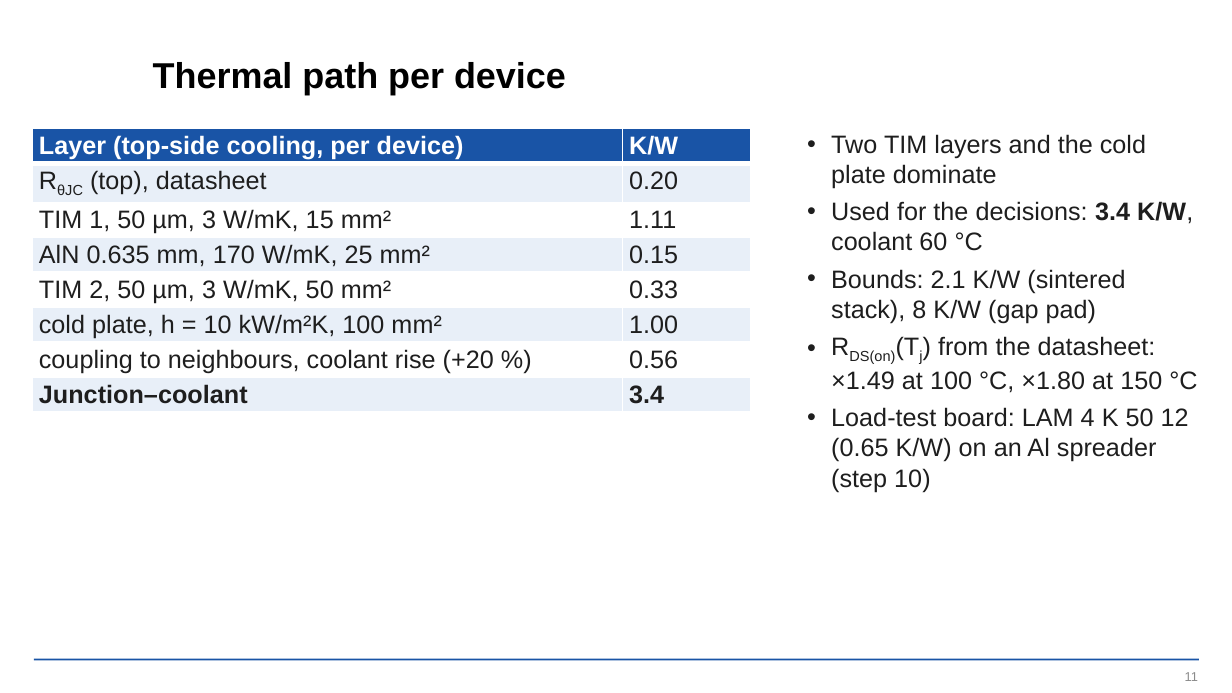
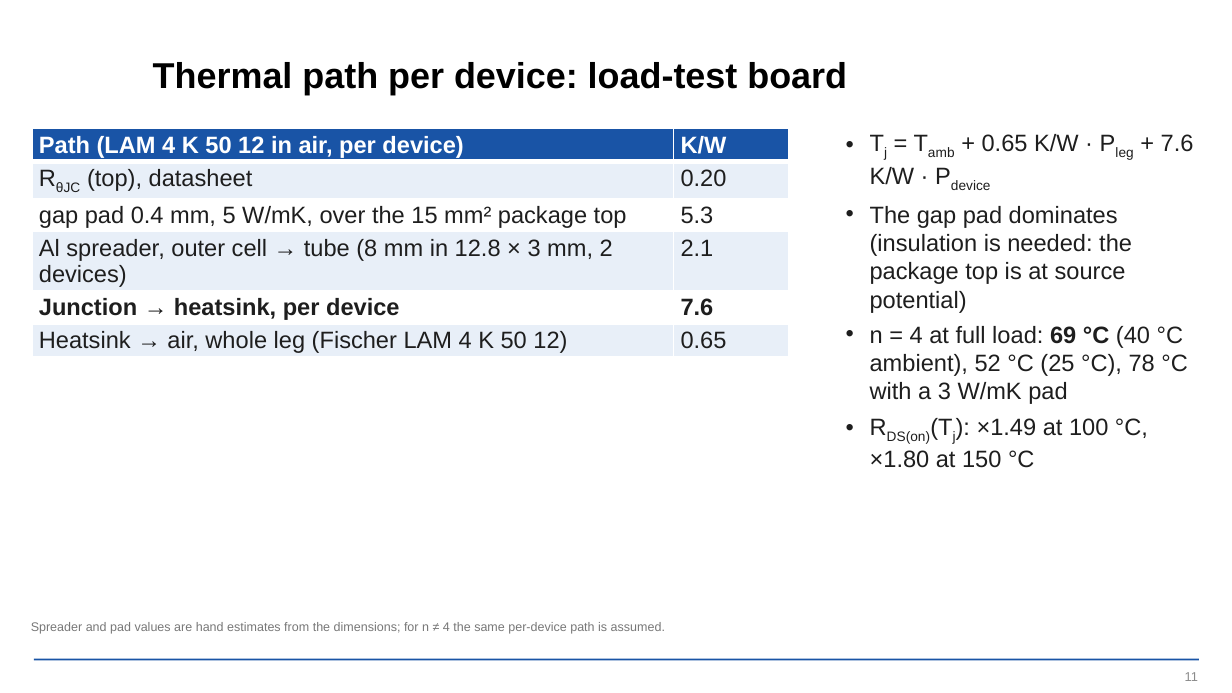
Before and after one commit to EnesAyaz/KTH, a slide deck: slide 11 of PCB-Design/reports/slides/spb_revb_design_flow.pptx. Drawn at 1232x693 pixels with LibreOffice and Linux fonts; fonts in the diff are those of the drawing; background and template pictures are left out. Boxes give left, top, right and bottom in pixels: in the first picture for what was removed or moved away, otherwise in the second. Text is boxed around its words. In the diff, an @@ line names an element or a change of style, - is before the commit and + after.

```diff
--- a/PCB-Design/reports/slides/spb_revb_design_flow.pptx
+++ b/PCB-Design/reports/slides/spb_revb_design_flow.pptx
@@ title at box(153, 62, 847, 95): text changed @@
-Thermal path per device
+Thermal path per device: load-test board
@@ table at box(32, 128, 790, 357) @@
-row 1, column 1: Layer (top-side cooling, per device)
+row 1, column 1: Path (LAM 4 K 50 12 in air, per device)
-row 3: TIM 1, 50 µm, 3 W/mK, 15 mm² | 1.11
-row 4: AlN 0.635 mm, 170 W/mK, 25 mm² | 0.15
-row 5: TIM 2, 50 µm, 3 W/mK, 50 mm² | 0.33
-row 6: cold plate, h = 10 kW/m²K, 100 mm² | 1.00
-row 7: coupling to neighbours, coolant rise (+20 %) | 0.56
-row 8: Junction–coolant | 3.4
+row 3: gap pad 0.4 mm, 5 W/mK, over the 15 mm² package top | 5.3
+row 4: Al spreader, outer cell → tube (8 mm in 12.8 × 3 mm, 2 devices) | 2.1
+row 5: Junction → heatsink, per device | 7.6
+row 6: Heatsink → air, whole leg (Fischer LAM 4 K 50 12) | 0.65
@@ table: place and size @@
-table at box(32, 128, 750, 408)
+table at box(32, 128, 790, 357)
@@ text at box(870, 134, 1194, 468): text changed; size 14.7 to 13.8 pt @@
-• Two TIM layers and the cold plate dominate
-• Used for the decisions: 3.4 K/W, coolant 60 °C
-• Bounds: 2.1 K/W (sintered stack), 8 K/W (gap pad)
-• RDS(on)(Tj) from the datasheet: ×1.49 at 100 °C, ×1.80 at 150 °C
-• Load-test board: LAM 4 K 50 12 (0.65 K/W) on an Al spreader (step 10)
+• Tj = Tamb + 0.65 K/W · Pleg + 7.6 K/W · Pdevice
+• The gap pad dominates (insulation is needed: the package top is at source potential)
+• n = 4 at full load: 69 °C (40 °C ambient), 52 °C (25 °C), 78 °C with a 3 W/mK pad
+• RDS(on)(Tj): ×1.49 at 100 °C, ×1.80 at 150 °C
@@ text added at box(31, 622, 665, 634), 7.3 pt, text #787878 @@
+Spreader and pad values are hand estimates from the dimensions; for n ≠ 4 the same per-device path is assumed.
```
Also in this commit, not shown: 6 other slides changed, 7 other files.
